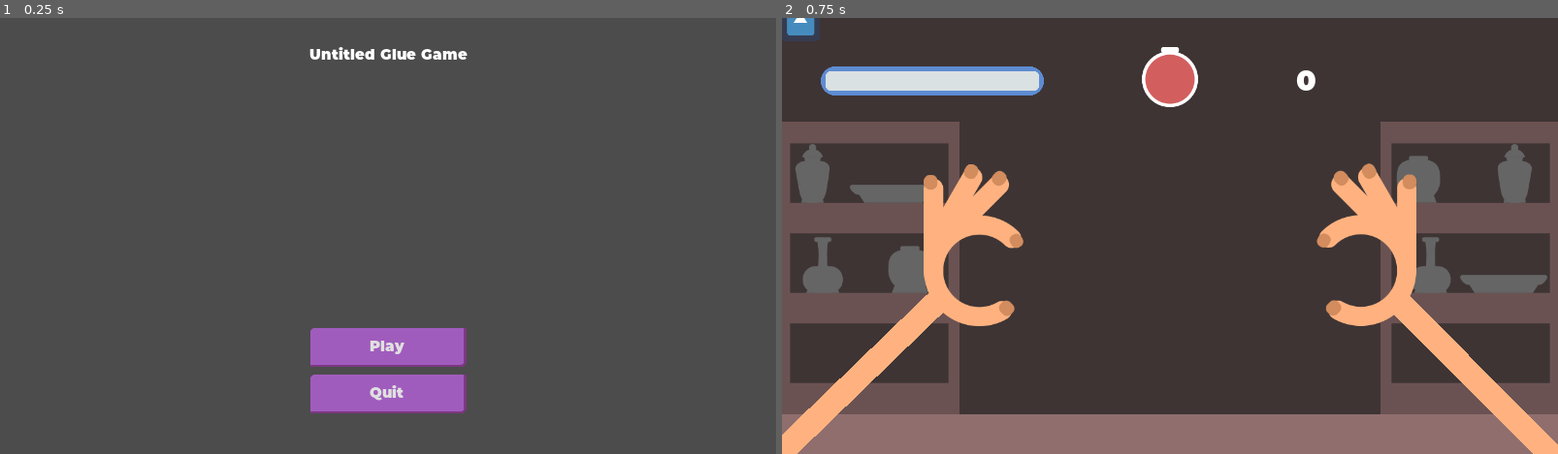
Above: before the commit, frames 1-2 (left to right).
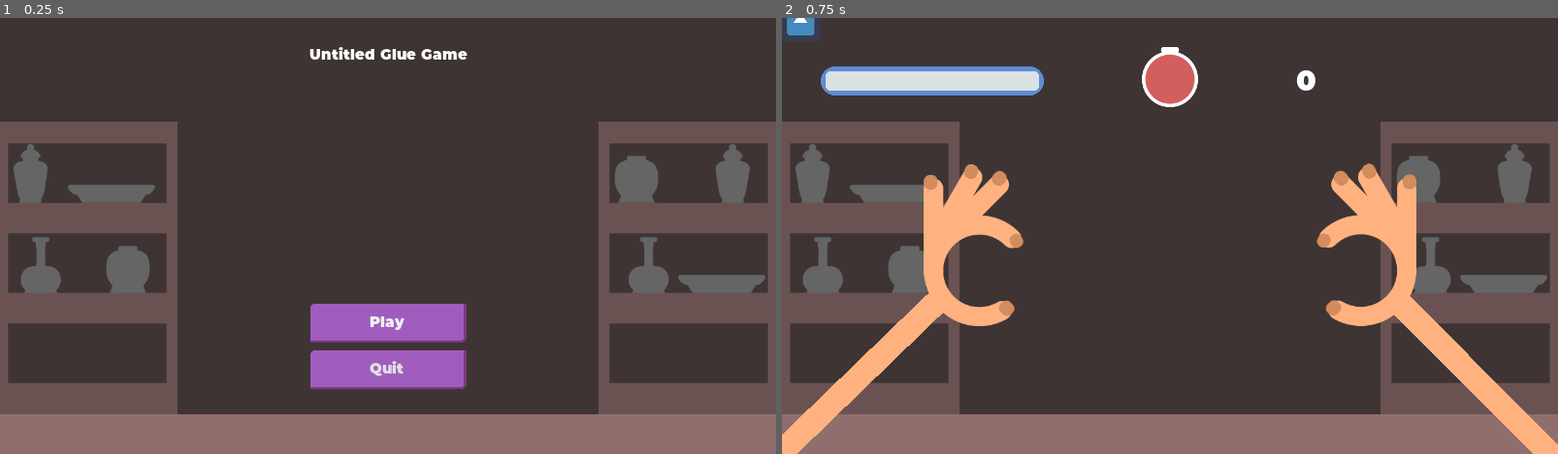
Above: after the commit, the same moments.

Repository: williamd1k0/untitled-glue-game
Game: Godot game, scene res://game/TitleScreen.tscn
Two runs of this game, one before a commit and one after it. Both use one fixed random seed, a clock stepped at 60 frames per second and the inputs below. The engine's default icon, where the game draws it, is replaced by a stand-in: a white triangle on a blue panel in a dark square.
Inputs:
- Up to frame 1 (0.25 s): no input
- Up to frame 2 (0.75 s): click "Play" at 0.5 s

The runs differ from the first frame. In frame 1, 29% of the frame differs, in the area x 0-100%, y 23-100%; in frame 2, nothing differs.

Commit message:
Improve title screen

Diff:
--- a/game/TitleScreen.gd
+++ b/game/TitleScreen.gd
@@ -1,6 +1,9 @@
 extends Control
 
 export(String, FILE, '*.tscn') var game_scene
+
+func _ready():
+	$Menu/Play.grab_focus()
 
 func _on_Play_pressed():
 	get_tree().change_scene(game_scene)
--- a/game/TitleScreen.tscn
+++ b/game/TitleScreen.tscn
@@ -1,7 +1,8 @@
-[gd_scene load_steps=3 format=2]
+[gd_scene load_steps=4 format=2]
 
 [ext_resource path="res://assets/theme/main-theme.tres" type="Theme" id=1]
 [ext_resource path="res://game/TitleScreen.gd" type="Script" id=2]
+[ext_resource path="res://game/areas/Background.tscn" type="PackedScene" id=3]
 
 [node name="TitleScreen" type="Control"]
 anchor_right = 1.0
@@ -12,6 +13,8 @@
 "_edit_use_anchors_": false
 }
 game_scene = "res://game/Game.tscn"
+
+[node name="Background" parent="." instance=ExtResource( 3 )]
 
 [node name="Label" type="Label" parent="."]
 anchor_right = 1.0
@@ -25,9 +28,9 @@
 anchor_right = 1.0
 anchor_bottom = 1.0
 margin_left = 512.0
-margin_top = 479.0
+margin_top = 439.0
 margin_right = -511.0
-margin_bottom = -33.0
+margin_bottom = -73.0
 custom_constants/separation = 13
 alignment = 1
 __meta__ = {
